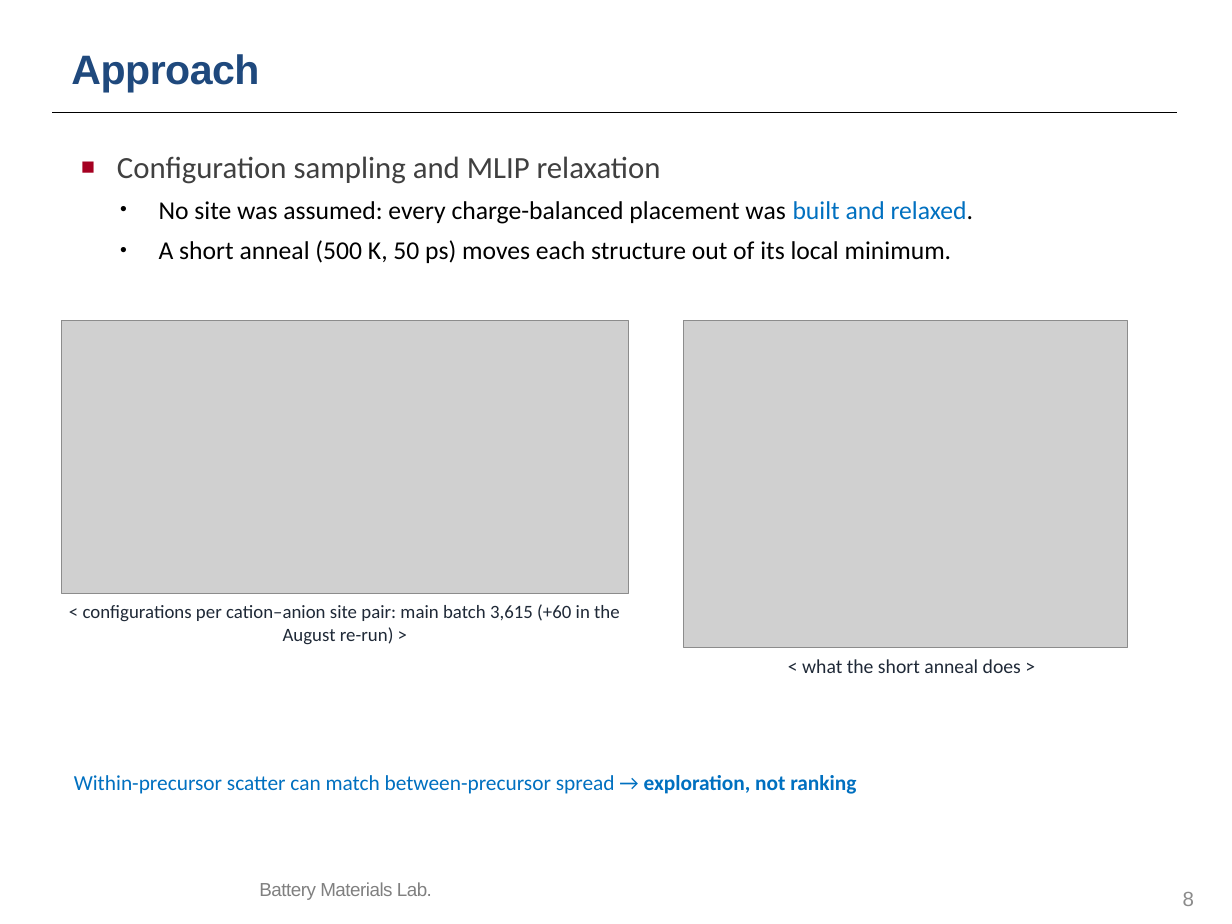
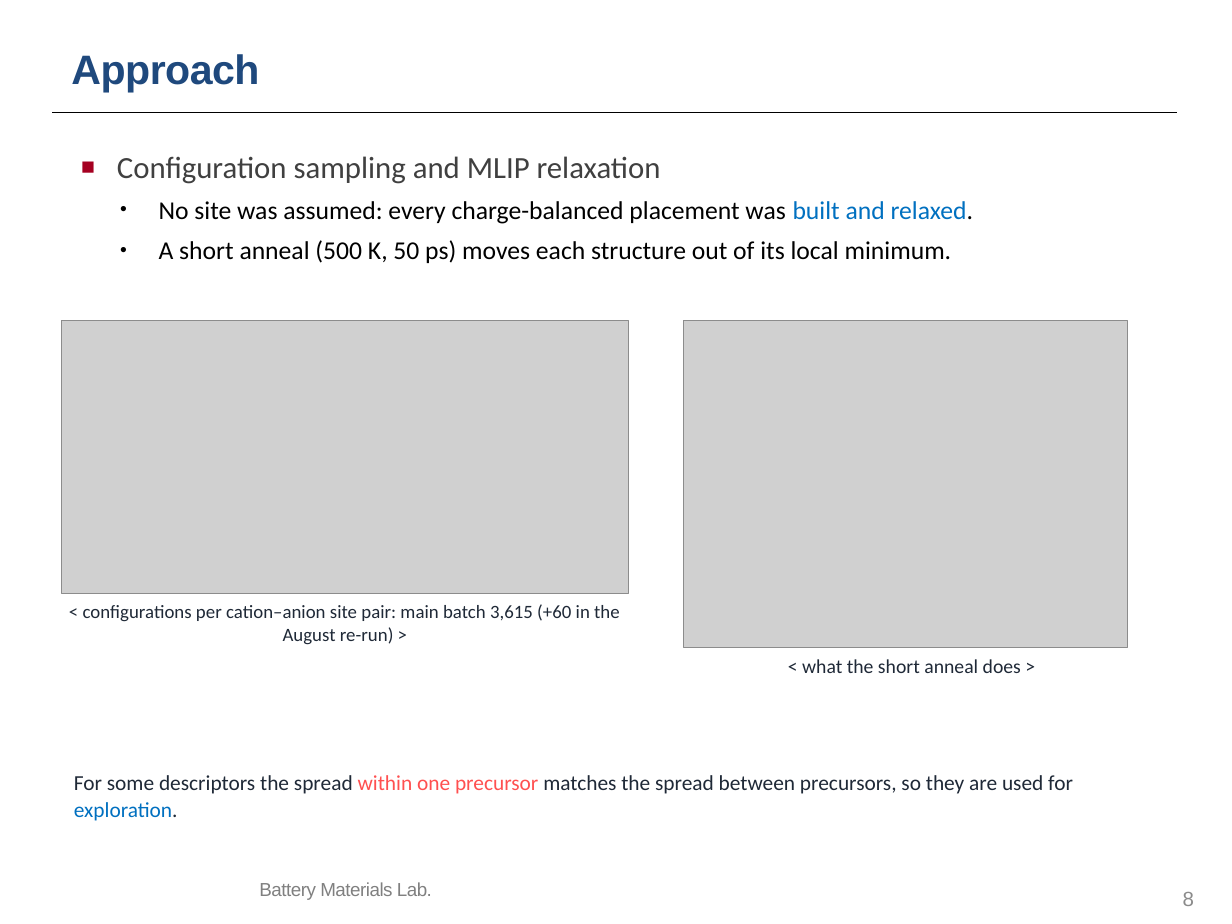
Before and after one commit to yonghoon7153-source/Yonghoon-DEM-DFT, a slide deck: slide 8 of kb/seminars/Research_Seminar_2026_10_13_cascade_progress_lean.pptx. Drawn at 1232x924 pixels with LibreOffice and Linux fonts; fonts in the diff are those of the drawing; grey boxes stand for pictures; background and template pictures are left out. Boxes give left, top, right and bottom in pixels: in the first picture for what was removed or moved away, otherwise in the second. Text is boxed around its words. In the diff, an @@ line names an element or a change of style, - is before the commit and + after.

```diff
--- a/kb/seminars/Research_Seminar_2026_10_13_cascade_progress_lean.pptx
+++ b/kb/seminars/Research_Seminar_2026_10_13_cascade_progress_lean.pptx
@@ text at (74,775,1073,821): text changed; text colour #0070C0 to #1F2937 @@
-Within-precursor scatter can match between-precursor spread → exploration, not ranking
+For some descriptors the spread within one precursor matches the spread between precursors, so they are used for exploration.
```
Also in this commit, not shown: 12 other slides changed, 11 other files.
